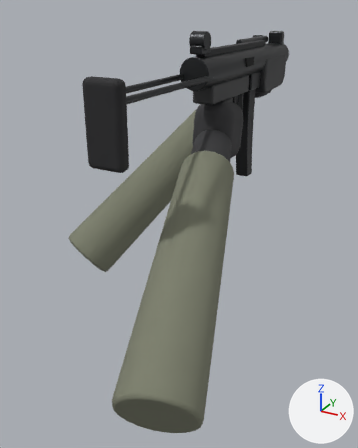
Renders of the glTF model public/assets/models/falke.glb from each side of a commit.
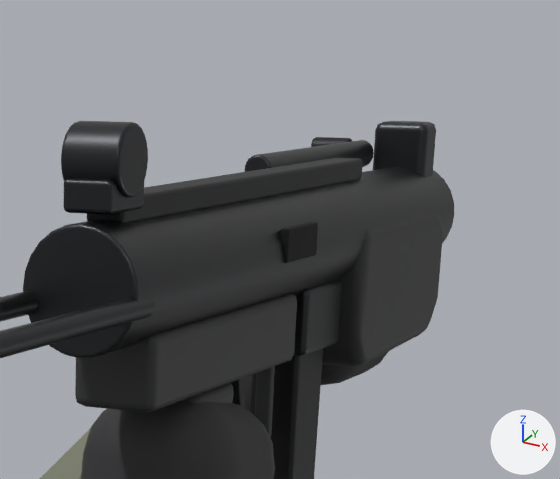
Old and new are each drawn whole from a 50 mm camera at (0.342, -0.756, 0.136) aimed at (-0.027, -0.085, -0.2) and again close up on the part from 49% to 88% of the width and 0% to 27% of the height. The lights are fixed; the arrows at lower right show +X, +Y and +Z. The older version's two pictures come first. Where no turn or scale is listed for an object, it has been applied to the vertices. Vertices at exactly the same position are counted once.

Script lines for the objects in view, before the commit:
```python
me_frontsighthood = bpy.data.meshes.new('FrontSightHood')
me_frontsighthood.from_pydata(...)  # 56 vertices, 108 faces; spans x -0.014..0.014, y -0.01..0.01, z -0.018..0.018
me_frontsighthood.materials.append(mat_gunmetal)  # dark grey #3c3d3f
me_grip = bpy.data.meshes.new('Grip')
me_grip.from_pydata(...)  # 136 vertices, 268 faces; spans x -0.016..0.016, y -0.0281..0.0333, z -0.0565..0.0531
me_grip.materials.append(mat_polymer)  # dark grey #353537
me_rearsightbase = bpy.data.meshes.new('RearSightBase')
me_rearsightbase.from_pydata(...)  # 56 vertices, 108 faces; spans x -0.01..0.01, y -0.015..0.015, z -0.006..0.006
me_rearsightbase.materials.append(mat_gunmetal)  # dark grey #3c3d3f
me_rearsightdrum = bpy.data.meshes.new('RearSightDrum')
me_rearsightdrum.from_pydata(...)  # 144 vertices, 284 faces; spans x -0.012..0.012, y -0.013..0.013, z -0.013..0.013
me_rearsightdrum.materials.append(mat_gunmetal)  # dark grey #3c3d3f
ob_frontsighthood = bpy.data.objects.new('FrontSightHood', me_frontsighthood)
ob_frontsighthood.location = (0.0, 0.272, 0.072)
ob_grip = bpy.data.objects.new('Grip', me_grip)
ob_grip.location = (0.0, -0.0049, -0.0551)
ob_rearsightbase = bpy.data.objects.new('RearSightBase', me_rearsightbase)
ob_rearsightbase.location = (0.0, -0.07, 0.078)
ob_rearsightdrum = bpy.data.objects.new('RearSightDrum', me_rearsightdrum)
ob_rearsightdrum.location = (0.0, -0.07, 0.09)
# also in view: 'GuardFront' at (0.0, 0.098, -0.02); 'HandL' at (-0.016, 0.215, 0.004); 'MagWell' at (0.0, 0.125, 0.012); 'CockingTube' at (-0.018, 0.19, 0.075); 'EjectPort' at (0.023, 0.07, 0.05)
```
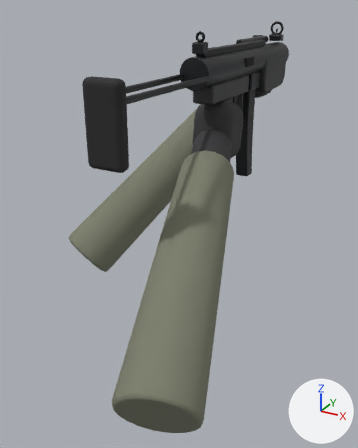
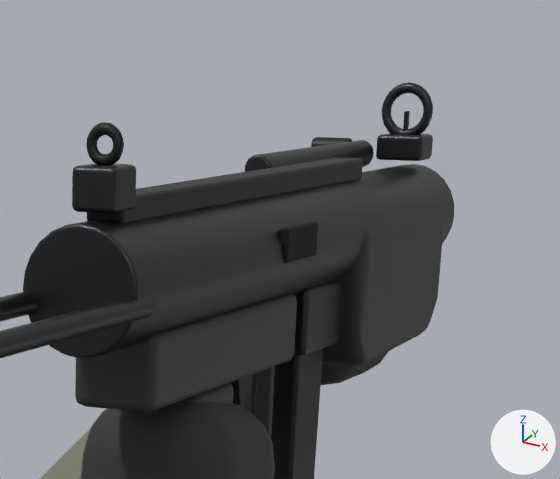
The change in detail:
me_rearsightbase is used by ob_rearsightbase; location (0.0, -0.07, 0.078).
me_rearsightbase had 56 vertices, 108 faces and spanned x -0.01..0.01, y -0.015..0.015, z -0.006..0.006.
me_rearsightbase now has 56 vertices, 108 faces and spans x -0.009..0.009, y -0.01..0.01, z -0.008..0.008.
me_rearsightbase part 1: 56 of 56 vertices moved; they spanned x -0.01..0.01, y -0.015..0.015, z -0.006..0.006 and now span x -0.009..0.009, y -0.01..0.01, z -0.008..0.008; mean shift (0.0, 0.0, 0.0).
Mesh me_rearaperture is new.
It has 120 vertices, 240 faces and spans x -0.0077..0.0077, y -0.0019..0.0019, z -0.0077..0.0077.
It uses material mat_gundark (black #2c2d2f).
Mesh me_frontsightbase is new.
It has 56 vertices, 108 faces and spans x -0.012..0.012, y -0.01..0.01, z -0.006..0.006.
It uses material mat_gunmetal (dark grey #3c3d3f).
Mesh me_frontpost is new.
It has 56 vertices, 108 faces and spans x -0.001..0.001, y -0.0015..0.0015, z -0.0055..0.0055.
It uses material mat_gundark (black #2c2d2f).
Mesh me_fronthood is new.
It has 144 vertices, 288 faces and spans x -0.0135..0.0135, y -0.0022..0.0022, z -0.0135..0.0135.
It uses material mat_gunmetal (dark grey #3c3d3f).
Object 'FrontSightHood' (ob_frontsighthood) is deleted.
Object 'RearSightBase' (ob_rearsightbase) moves from (0.0, -0.07, 0.078) to (0.0, -0.07, 0.08).
Object 'RearSightDrum' (ob_rearsightdrum) is deleted.
Object 'RearAperture' (ob_rearaperture) is new; it shows me_rearaperture.
Its location is (0.0, -0.07, 0.095).
Object 'FrontSightBase' (ob_frontsightbase) is new; it shows me_frontsightbase.
Its location is (0.0, 0.272, 0.078).
Object 'FrontPost' (ob_frontpost) is new; it shows me_frontpost.
Its location is (0.0, 0.272, 0.0895).
Object 'FrontHood' (ob_fronthood) is new; it shows me_fronthood.
Its location is (0.0, 0.272, 0.095).

Where the change shows, as pixel boxes [x1, y1, x2, y2] in the close-ups (560 x 479 px):
'RearSightDrum', deleted
    before: [61, 121, 148, 198]
'RearSightBase', reshaped, moved (20% narrower, 32% taller)
    before: [64, 178, 144, 215]
    after: [72, 164, 136, 213]
'FrontSightHood', deleted
    before: [373, 121, 436, 177]
'FrontSightBase', added
    after: [376, 133, 433, 161]
'FrontHood', added
    after: [382, 82, 433, 135]
'RearAperture', added (black)
    after: [86, 122, 124, 165]
'FrontPost', added
    after: [403, 111, 410, 131]
